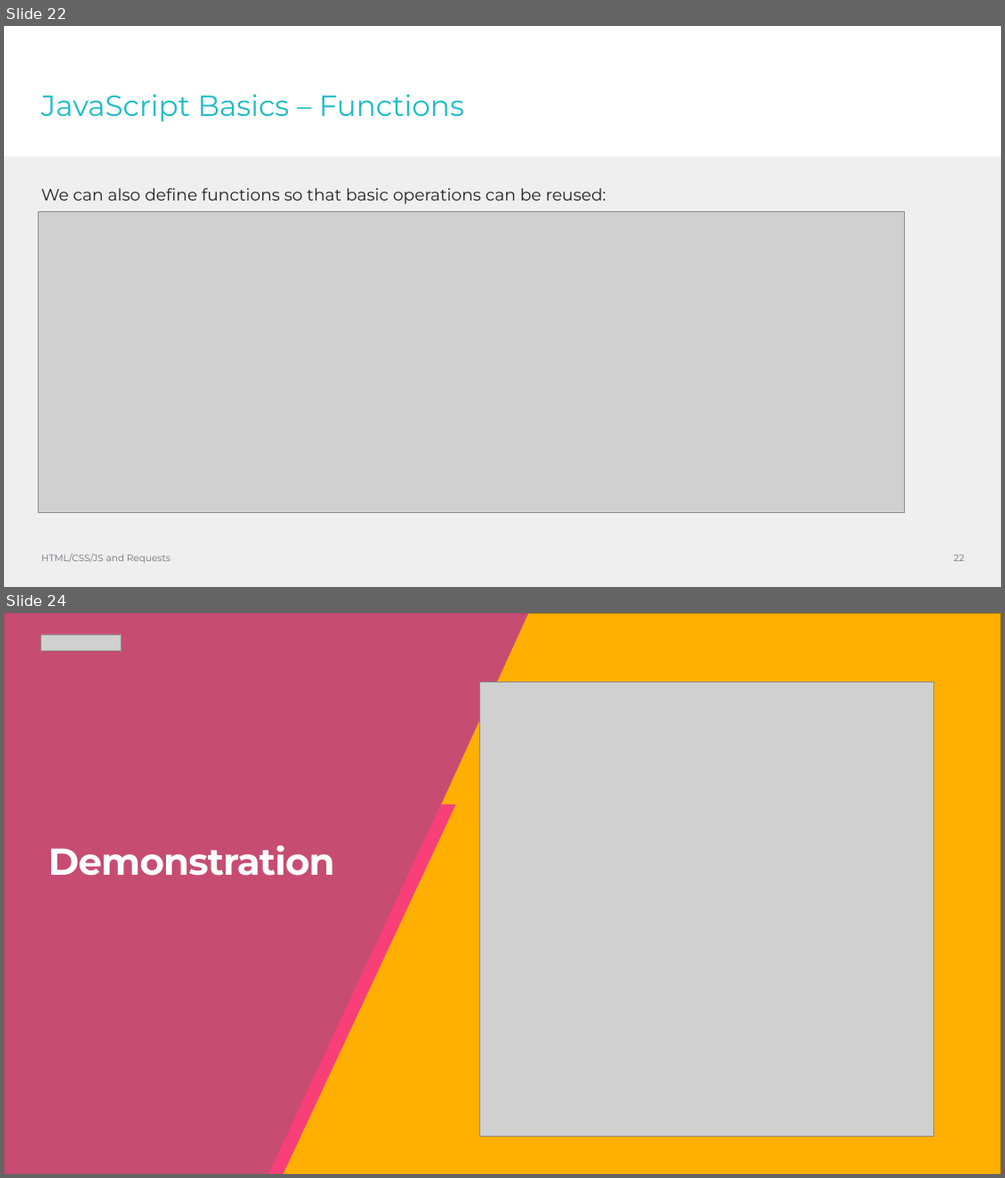
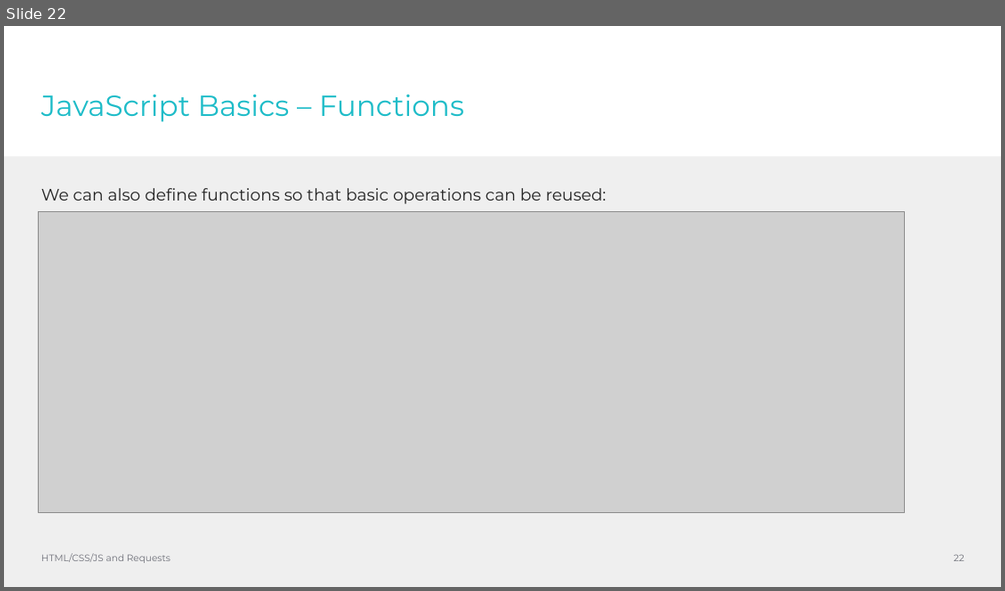
Before and after one commit to CarlyG55/Tetris-WorkExperience2022, a slide deck: presentations/html-css-js.pptx. Shown one above the other, each under a label of ours: slides 22 and 24 before the commit, slide 22 after it; the slides between them are not shown. The pictures are 1005x1178 and 1005x591 pixels, drawn with LibreOffice and Linux fonts; fonts in the diff are those of the drawing; grey boxes stand for pictures; background and template pictures are left out. Boxes give left, top, right and bottom in pixels: in the first picture for what was removed or moved away, otherwise in the second. Text is boxed around its words. In the diff, an @@ line names an element or a change of style, - is before the commit and + after.

```diff
--- a/presentations/html-css-js.pptx
+++ b/presentations/html-css-js.pptx
@@ slide 24 removed at <box>4,613,1001,1174</box>, background #FFFFFF @@
@@ rectangle removed at <box>4,613,1001,1174</box> @@
@@ freeform shape removed at <box>4,613,528,1174</box> @@
@@ picture removed at <box>40,634,121,651</box> @@
@@ picture removed at <box>480,682,934,1136</box> @@
@@ freeform shape removed at <box>268,799,455,1174</box> @@
@@ text removed at <box>48,845,335,876</box> @@
-Demonstration
```
Also in this commit, not shown: 4 slides changed, 1 other slide removed, 2 other files.
